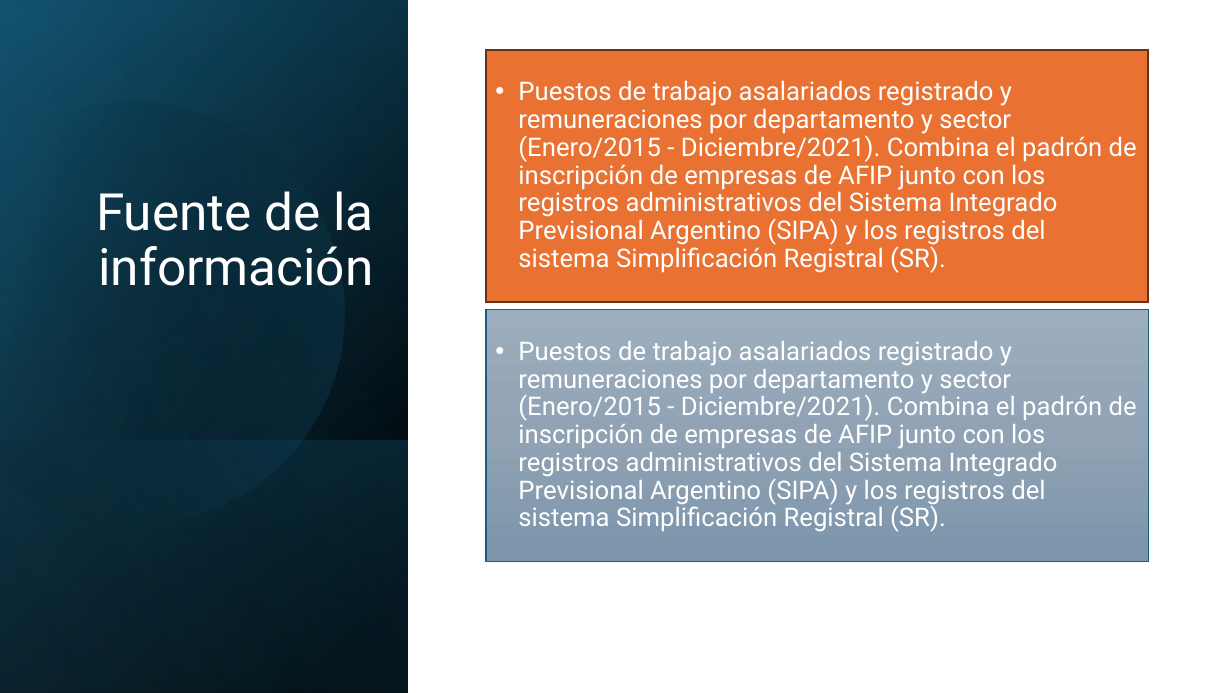
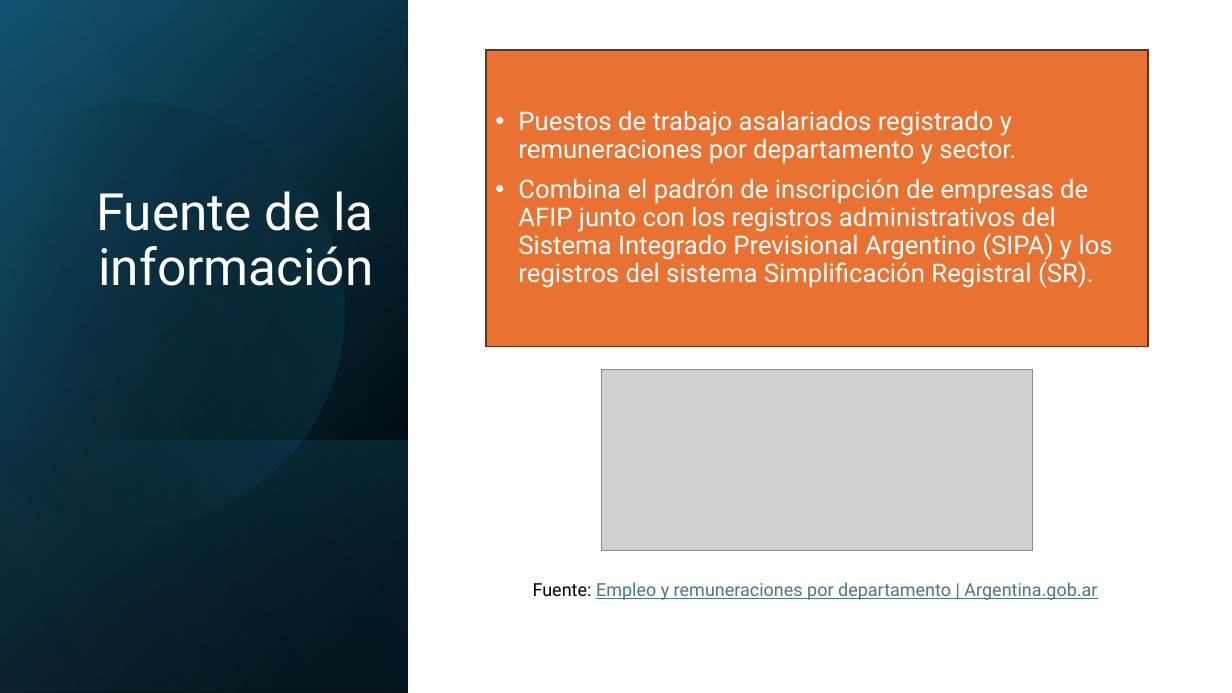
Before and after one commit to maximilianogpardini/Big-Data-UBA--Grupo-3, a slide deck: slide 2 of BASES/Presntacion programacion final.pptx. Drawn at 1232x693 pixels with LibreOffice and Linux fonts; fonts in the diff are those of the drawing; grey boxes stand for pictures. Boxes give left, top, right and bottom in pixels: in the first picture for what was removed or moved away, otherwise in the second. Text is boxed around its words. In the diff, an @@ line names an element or a change of style, - is before the commit and + after.

```diff
--- a/BASES/Presntacion programacion final.pptx
+++ b/BASES/Presntacion programacion final.pptx
@@ text "Puestos de trabajo asalariados registrado ...": place and size @@
-text "Puestos de trabajo asalariados registrado ..." at (486,50,1149,302)
+text "Puestos de trabajo asalariados registrado ..." at (486,50,1149,347)
@@ text at (518,110,1113,288): text changed @@
-• Puestos de trabajo asalariados registrado y remuneraciones por departamento y sector (Enero/2015 - Diciembre/2021). Combina el padrón de inscripción de empresas de AFIP junto con los registros administrativos del Sistema Integrado Previsional Argentino (SIPA) y los registros del sistema Simplificación Registral (SR).
+• Puestos de trabajo asalariados registrado y remuneraciones por departamento y sector.
+• Combina el padrón de inscripción de empresas de AFIP junto con los registros administrativos del Sistema Integrado Previsional Argentino (SIPA) y los registros del sistema Simplificación Registral (SR).
@@ rectangle removed at (486,310,1149,562) @@
-• Puestos de trabajo asalariados registrado y remuneraciones por departamento y sector (Enero/2015 - Diciembre/2021). Combina el padrón de inscripción de empresas de AFIP junto con los registros administrativos del Sistema Integrado Previsional Argentino (SIPA) y los registros del sistema Simplificación Registral (SR).
@@ picture added at (602,370,1033,550) @@
@@ text added at (533,582,1097,600), 14 pt, text #467886, underline @@
+Fuente: Empleo y remuneraciones por departamento | Argentina.gob.ar
```
Also in this commit, not shown: 3 other slides changed, 1 other file.
